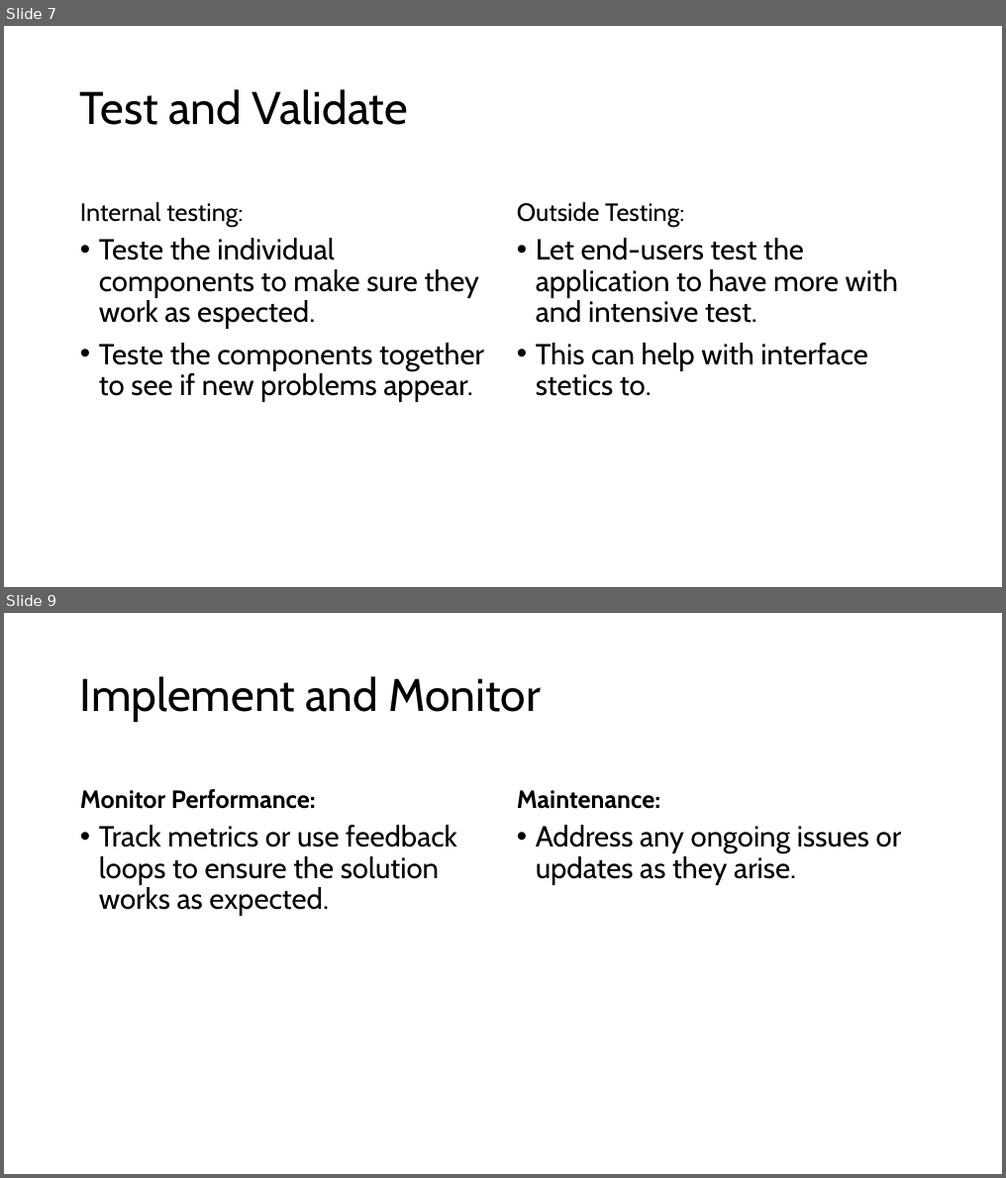
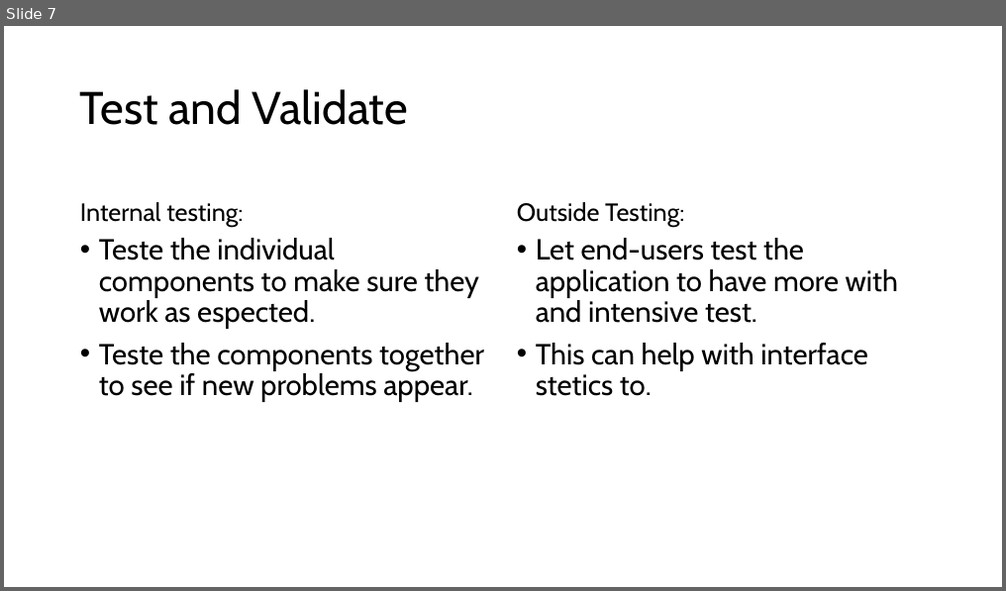
Before and after one commit to Licinio14/softdev, a slide deck: ingles/Apresentação.pptx. Shown one above the other, each under a label of ours: slides 7 and 9 before the commit, slide 7 after it; the slides between them are not shown. The pictures are 1006x1178 and 1006x591 pixels, drawn with LibreOffice and Linux fonts; fonts in the diff are those of the drawing. Boxes give left, top, right and bottom in pixels: in the first picture for what was removed or moved away, otherwise in the second. Text is boxed around its words. In the diff, an @@ line names an element or a change of style, - is before the commit and + after.

```diff
--- a/ingles/Apresentação.pptx
+++ b/ingles/Apresentação.pptx
@@ slide 9 removed at [4, 613, 1002, 1174], background #FFFFFF @@
@@ title removed at [80, 676, 542, 722] @@
-Implement and Monitor
@@ text removed at [80, 789, 316, 809] @@
-Monitor Performance:
@@ text removed at [517, 790, 660, 809] @@
-Maintenance:
@@ text removed at [99, 825, 457, 916] @@
-• Track metrics or use feedback loops to ensure the solution works as expected.
@@ text removed at [536, 825, 902, 885] @@
-• Address any ongoing issues or updates as they arise.
```
Also in this commit, not shown: 2 slides changed, 2 other slides removed.
